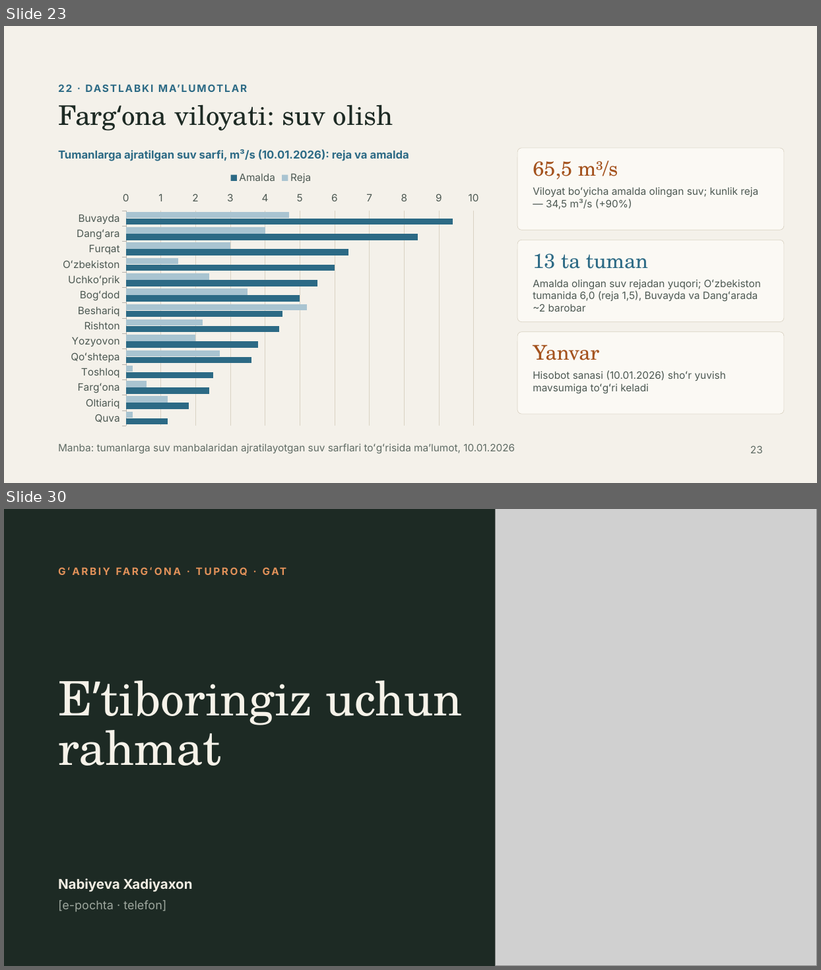
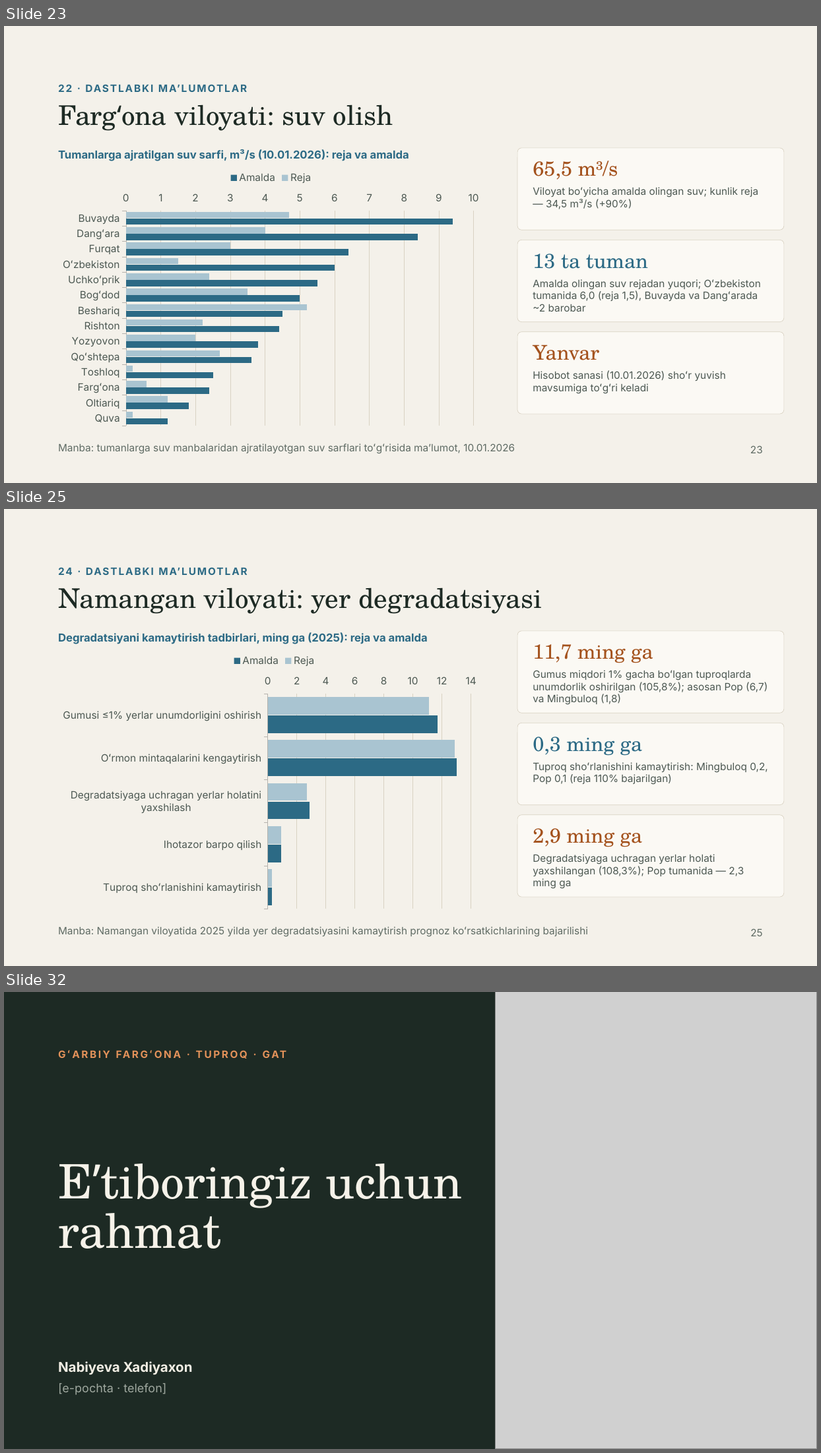
Before and after one commit to Rasuljon007/mirzohid-loyiha, a slide deck: Garbiy_Farg_ona_tuproqlari_GAT_asosida_bashoratlash.pptx. Shown one above the other, each under a label of ours: slides 23 and 30 before the commit, slides 23, 25 and 32 after it; the slides between them are not shown. The pictures are 821x970 and 821x1453 pixels, drawn with LibreOffice and Linux fonts; fonts in the diff are those of the drawing; grey boxes stand for pictures. Boxes give left, top, right and bottom in pixels: in the first picture for what was removed or moved away, otherwise in the second. Text is boxed around its words. In the diff, an @@ line names an element or a change of style, - is before the commit and + after.

```diff
--- a/Garbiy_Farg_ona_tuproqlari_GAT_asosida_bashoratlash.pptx
+++ b/Garbiy_Farg_ona_tuproqlari_GAT_asosida_bashoratlash.pptx
@@ slide 25 added at bbox=[4, 509, 817, 966], background #F4F1EA @@
@@ text added at bbox=[58, 563, 784, 579], 12 pt, text #2C6A85, bold @@
+24 · DASTLABKI MAʼLUMOTLAR
@@ title added at bbox=[58, 588, 542, 614], 32 pt, text #1D2A24 @@
+Namangan viloyati: yer degradatsiyasi
@@ text added at bbox=[58, 632, 428, 644], 13 pt, text #2C6A85, bold @@
+Degradatsiyani kamaytirish tadbirlari, ming ga (2025): reja va amalda
@@ rounded rectangle added at bbox=[517, 631, 784, 714], fill #FBF9F4, outline #D9D2C3 0.5 pt @@
@@ text added at bbox=[533, 644, 653, 663], 24 pt, text #A4521D @@
+11,7 ming ga
@@ bar chart added at bbox=[54, 648, 494, 914] @@
+categories: Gumusi ≤1% yerlar unumdorligini oshirish, Oʻrmon mintaqalarini kengaytirish, Degradatsiyaga uchragan yerlar holatini yaxshilash, Ihotazor barpo qilish, Tuproq shoʻrlanishini kamaytirish
+Reja: 11.1, 12.9, 2.7, 0.9, 0.3
+Amalda: 11.7, 13, 2.9, 0.9, 0.3
@@ text added at bbox=[533, 670, 768, 705], 12 pt, text #4C5852 @@
+Gumus miqdori 1% gacha boʻlgan tuproqlarda unumdorlik oshirilgan (105,8%); asosan Pop (6,7) va Mingbuloq (1,8)
@@ rounded rectangle added at bbox=[517, 723, 784, 805], fill #FBF9F4, outline #D9D2C3 0.5 pt @@
@@ text added at bbox=[533, 737, 643, 756], 24 pt, text #2C6A85 @@
+0,3 ming ga
@@ text added at bbox=[533, 762, 768, 785], 12 pt, text #4C5852 @@
+Tuproq shoʻrlanishini kamaytirish: Mingbuloq 0,2, Pop 0,1 (reja 110% bajarilgan)
@@ rounded rectangle added at bbox=[517, 815, 784, 898], fill #FBF9F4, outline #D9D2C3 0.5 pt @@
@@ text added at bbox=[533, 828, 643, 848], 24 pt, text #A4521D @@
+2,9 ming ga
@@ text added at bbox=[533, 854, 744, 889], 12 pt, text #4C5852 @@
+Degradatsiyaga uchragan yerlar holati yaxshilangan (108,3%); Pop tumanida — 2,3 ming ga
@@ text added at bbox=[58, 927, 589, 937], 12 pt, text #5F6B64 @@
+Manba: Namangan viloyatida 2025 yilda yer degradatsiyasini kamaytirish prognoz koʻrsatkichlarining bajarilishi
@@ text added at bbox=[750, 929, 762, 937], 12 pt, text #5F6B64 @@
+25
@@ what was slide 30 is now slide 32 @@
```
Also in this commit, not shown: 7 slides changed, 1 other slide added.
